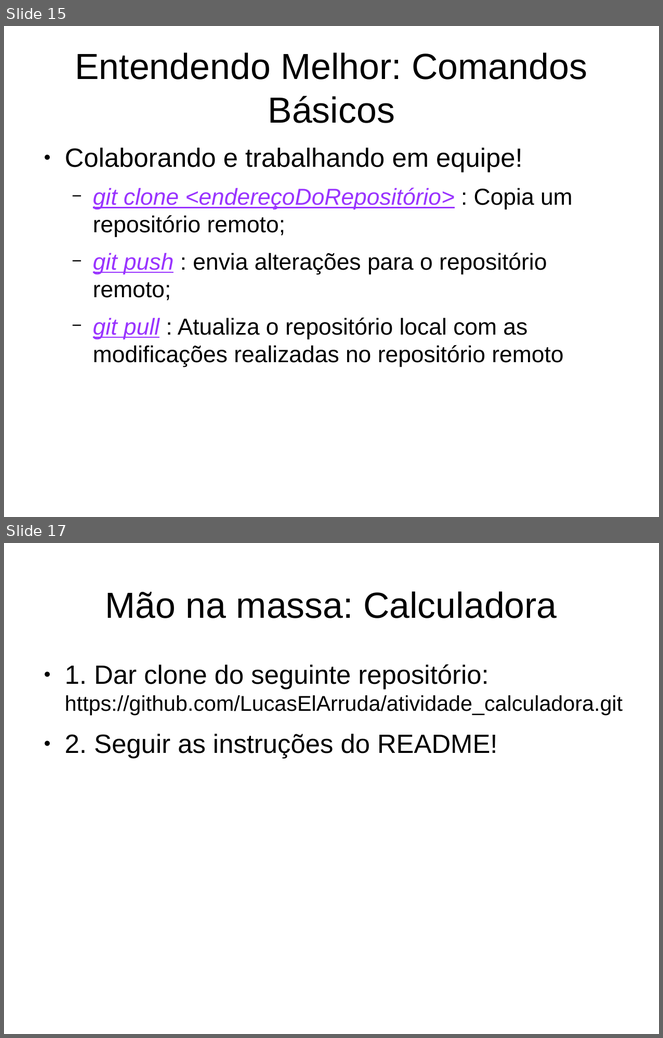
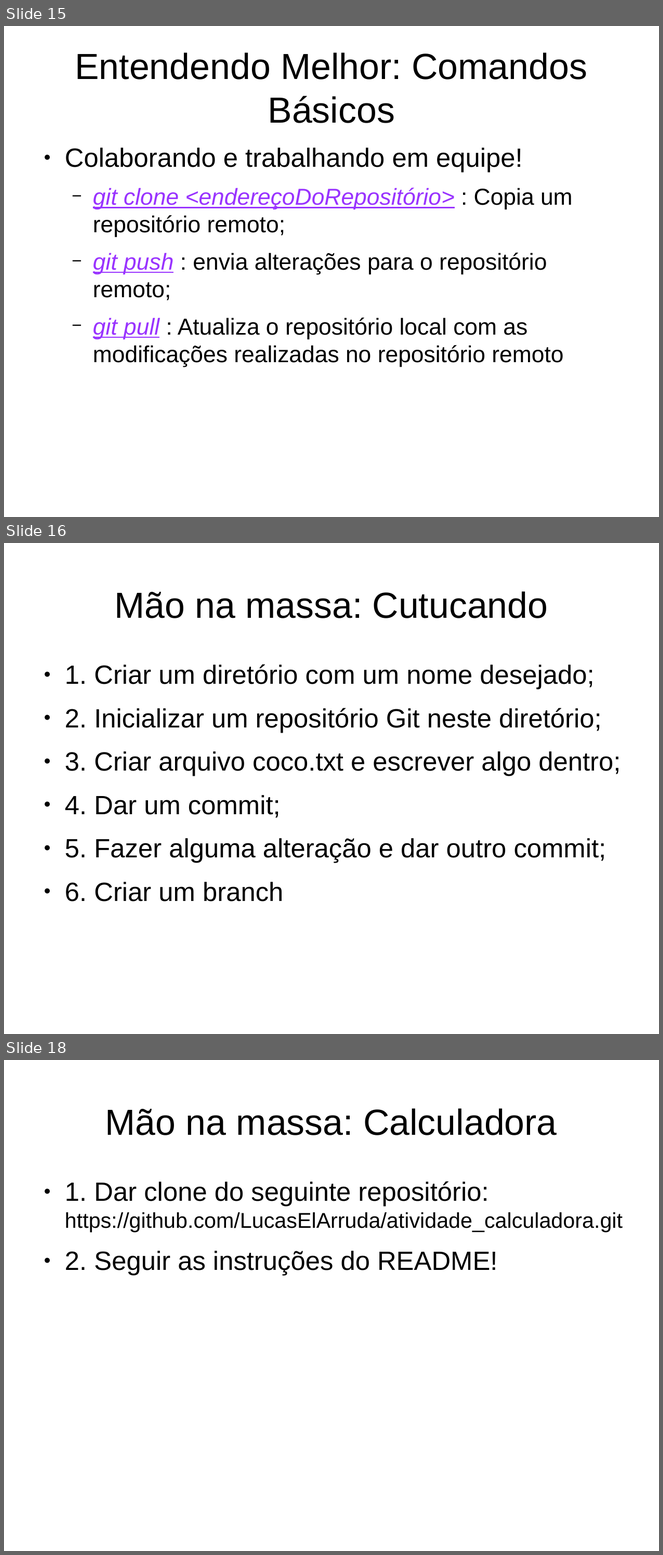
Before and after one commit to LucasElArruda/treinamento_git, a slide deck: capacita_git.odp. Shown one above the other, each under a label of ours: slides 15 and 17 before the commit, slides 15, 16 and 18 after it; the slides between them are not shown. The pictures are 663x1038 and 663x1555 pixels, drawn with LibreOffice and Linux fonts; fonts in the diff are those of the drawing. Boxes give left, top, right and bottom in pixels: in the first picture for what was removed or moved away, otherwise in the second. Text is boxed around its words. In the diff, an @@ line names an element or a change of style, - is before the commit and + after.

```diff
--- a/capacita_git.odp
+++ b/capacita_git.odp
@@ slide 16 added at (4, 543, 659, 1034), background #FFFFFF @@
@@ title added at (114, 591, 548, 618), 44 pt, text #000000 @@
+Mão na massa: Cutucando
@@ text added at (65, 664, 621, 902), 32 pt, text #000000 @@
+● 1. Criar um diretório com um nome desejado;
+● 2. Inicializar um repositório Git neste diretório;
+● 3. Criar arquivo coco.txt e escrever algo dentro;
+● 4. Dar um commit;
+● 5. Fazer alguma alteração e dar outro commit;
+● 6. Criar um branch
@@ what was slide 17 is now slide 18 @@
```
Also in this commit, not shown: 2 slides changed.
